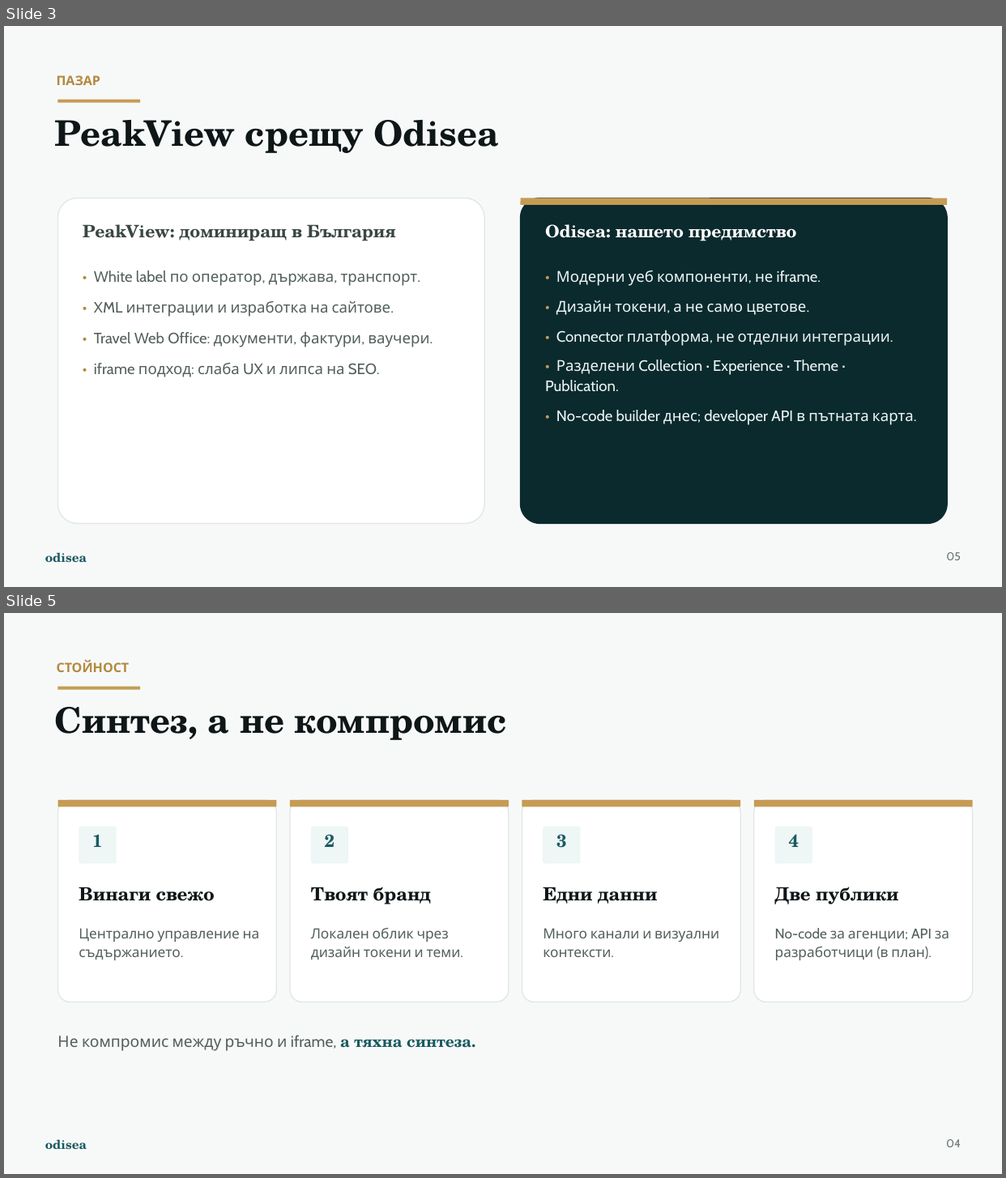
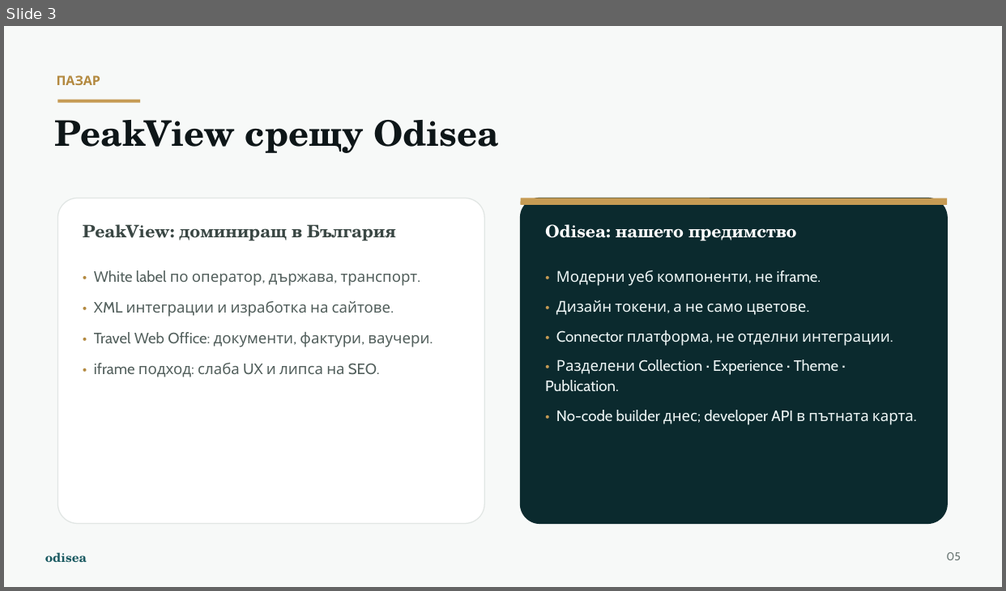
Before and after one commit to odisea-network/odisea, a slide deck: docs/presentation/Odisea_Prezentatsiya.pptx. Shown one above the other, each under a label of ours: slides 3 and 5 before the commit, slide 3 after it; the slides between them are not shown. The pictures are 1006x1178 and 1006x591 pixels, drawn with LibreOffice and Linux fonts; fonts in the diff are those of the drawing. Boxes give left, top, right and bottom in pixels: in the first picture for what was removed or moved away, otherwise in the second. Text is boxed around its words. In the diff, an @@ line names an element or a change of style, - is before the commit and + after.

```diff
--- a/docs/presentation/Odisea_Prezentatsiya.pptx
+++ b/docs/presentation/Odisea_Prezentatsiya.pptx
@@ slide 5 removed at box(4, 613, 1002, 1174), background #FFFFFF @@
@@ rectangle removed at box(4, 613, 1002, 1174) @@
@@ text removed at box(57, 660, 130, 672) @@
-СТОЙНОСТ
@@ text removed at box(55, 707, 506, 740) @@
-Синтез, а не компромис
@@ rectangle removed at box(58, 687, 140, 689) @@
@@ rounded rectangle removed at box(58, 800, 276, 1003) @@
@@ rounded rectangle removed at box(58, 800, 276, 807) @@
@@ rounded rectangle removed at box(290, 800, 509, 1003) @@
@@ rounded rectangle removed at box(290, 800, 509, 807) @@
@@ rounded rectangle removed at box(522, 800, 740, 1003) @@
@@ rounded rectangle removed at box(522, 800, 740, 807) @@
@@ rounded rectangle removed at box(754, 800, 973, 1003) @@
@@ rounded rectangle removed at box(754, 800, 973, 807) @@
@@ rounded rectangle removed at box(79, 826, 117, 864) @@
@@ rounded rectangle removed at box(311, 826, 348, 864) @@
@@ rounded rectangle removed at box(543, 826, 581, 864) @@
@@ rounded rectangle removed at box(775, 826, 812, 864) @@
@@ text removed at box(92, 834, 103, 847) @@
-1
@@ text removed at box(325, 834, 335, 847) @@
-2
@@ text removed at box(556, 834, 567, 848) @@
-3
@@ text removed at box(789, 834, 799, 847) @@
-4
@@ text removed at box(79, 887, 215, 901) @@
-Винаги свежо
@@ text removed at box(311, 887, 431, 905) @@
-Твоят бранд
@@ text removed at box(543, 887, 657, 904) @@
-Едни данни
@@ text removed at box(775, 887, 898, 905) @@
-Две публики
@@ text removed at box(79, 928, 260, 960) @@
-Централно управление на съдържанието.
@@ text removed at box(311, 928, 461, 960) @@
-Локален облик чрез дизайн токени и теми.
@@ text removed at box(543, 928, 719, 957) @@
-Много канали и визуални контексти.
@@ text removed at box(775, 928, 949, 960) @@
-No-code за агенции; API за разработчици (в план).
@@ text removed at box(57, 1035, 471, 1051) @@
-Не компромис между ръчно и iframe, а тяхна синтеза.
@@ text removed at box(45, 1139, 87, 1150) @@
-odisea
@@ text removed at box(946, 1139, 961, 1148) @@
-04
```
Also in this commit, not shown: 7 slides changed.
